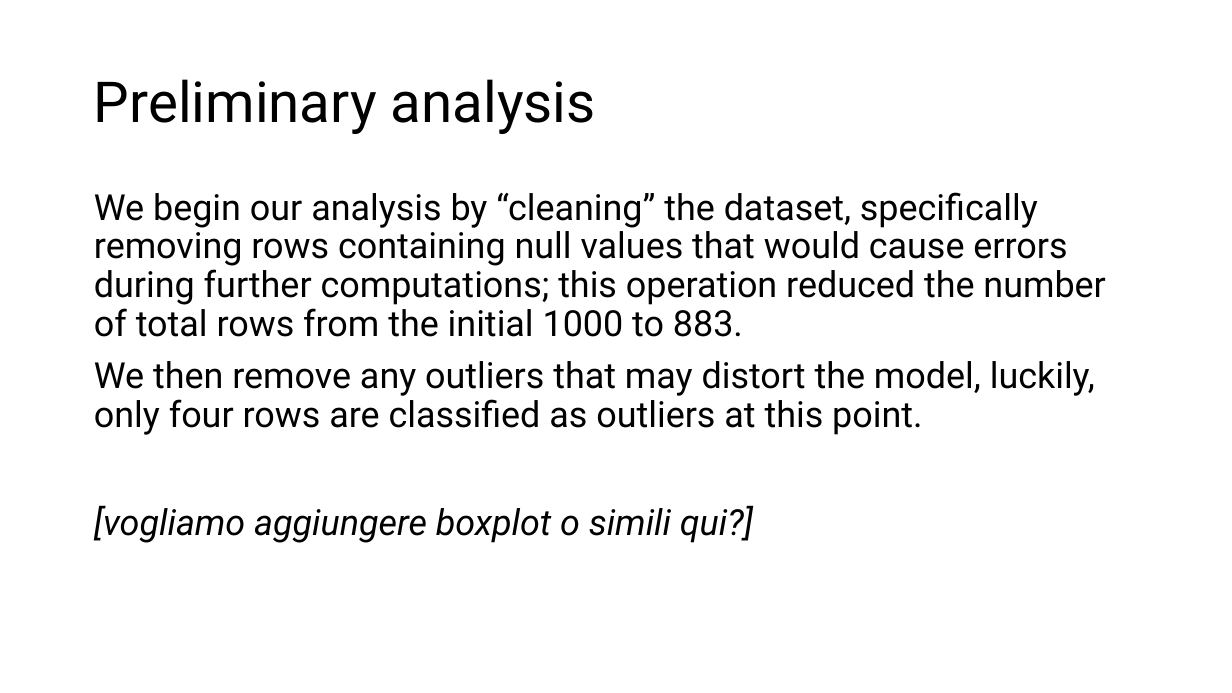
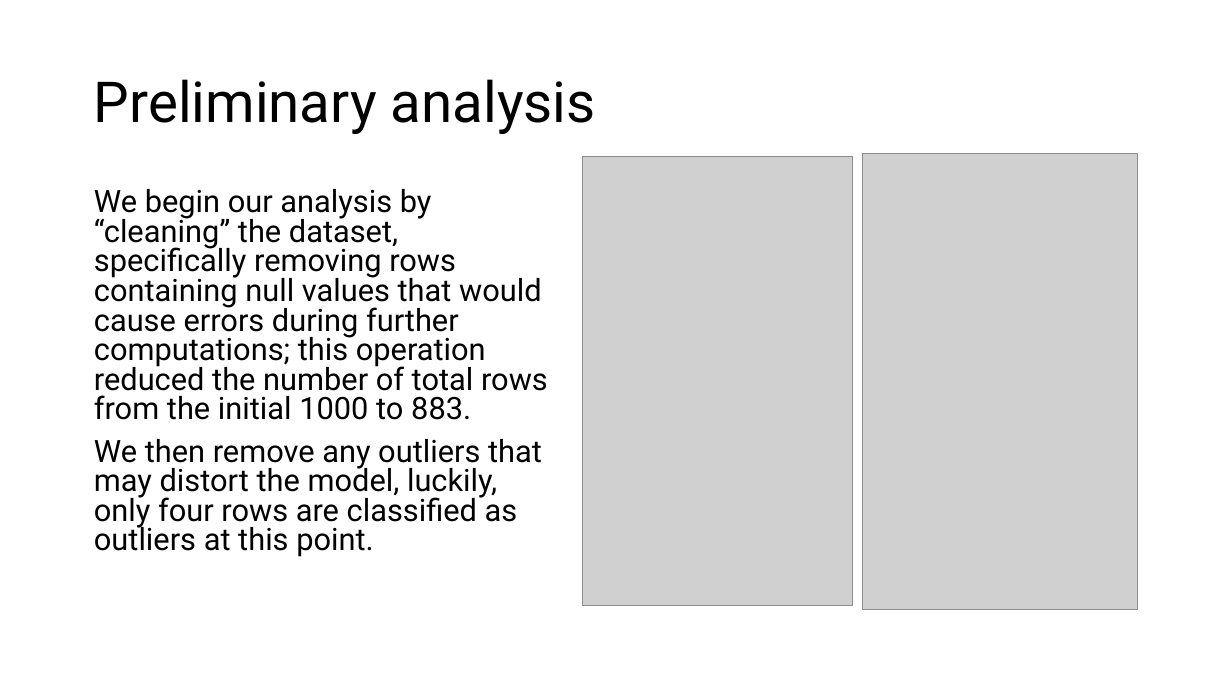
Before and after one commit to DanieleGotti/Food_Delivery_Time_Prediction, a slide deck: slide 5 of Presentazione_progetto.pptx. Drawn at 1232x693 pixels with LibreOffice and Linux fonts; fonts in the diff are those of the drawing; grey boxes stand for pictures. Boxes give left, top, right and bottom in pixels: in the first picture for what was removed or moved away, otherwise in the second. Text is boxed around its words. In the diff, an @@ line names an element or a change of style, - is before the commit and + after.

```diff
--- a/Presentazione_progetto.pptx
+++ b/Presentazione_progetto.pptx
@@ picture added at [582,157,853,606] @@
@@ picture added at [863,153,1138,610] @@
@@ text "We begin our analysis by ..." at [94,189,548,557]: size 28 to 24 pt; line spacing 0.9 to 0.8 @@
@@ text at [94,505,753,543]: paragraph removed @@
-[vogliamo aggiungere boxplot o simili qui?]
```
Also in this commit, not shown: 4 other slides changed, 9 slides added, 42 other files.
